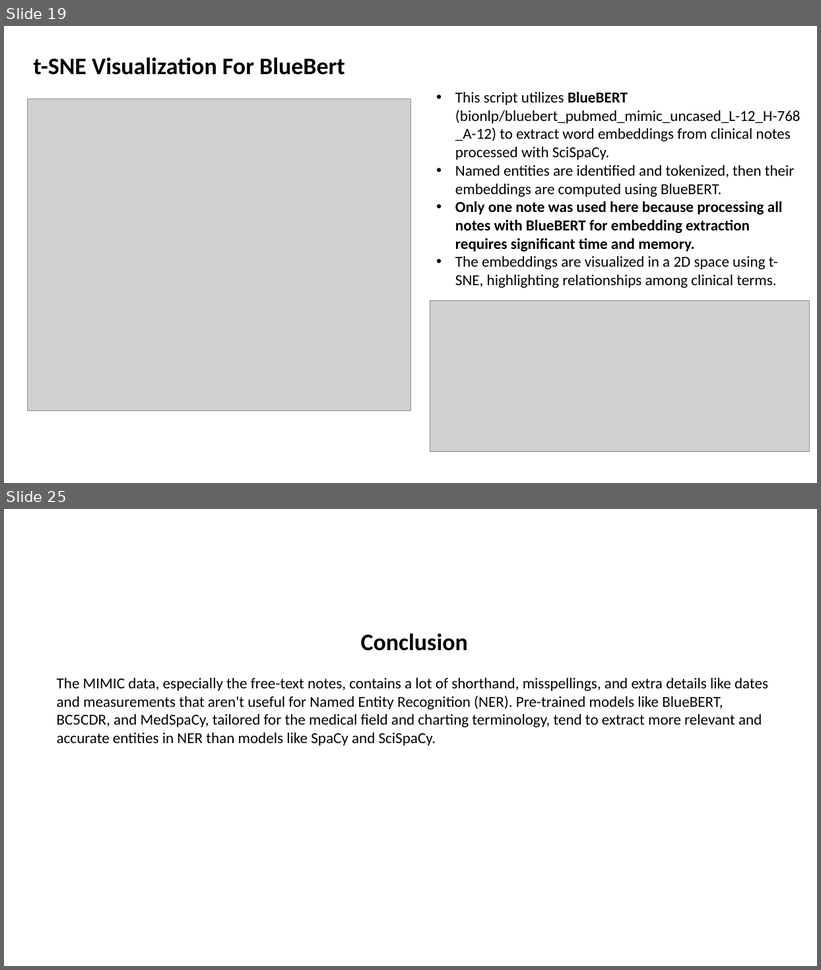
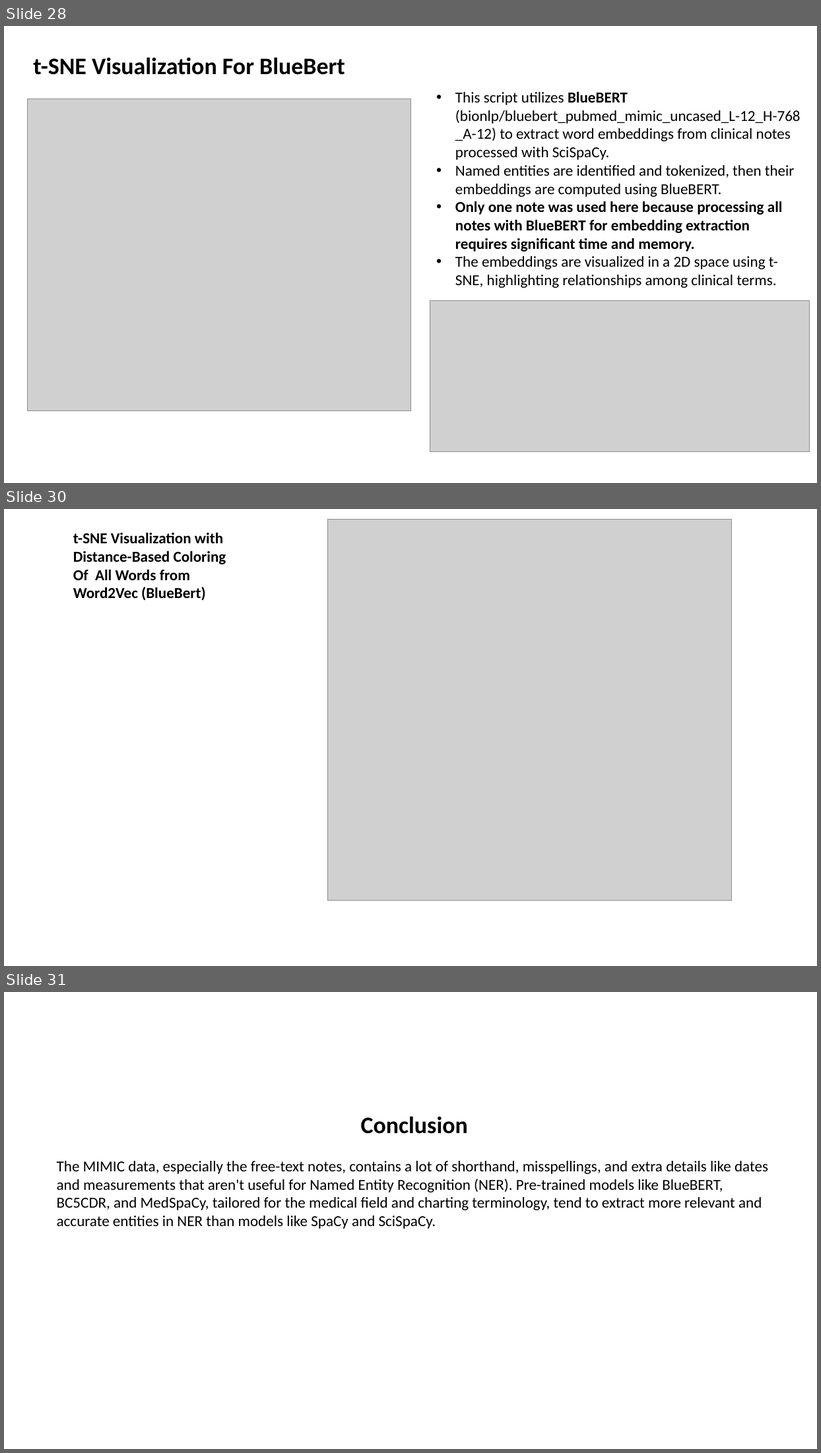
Before and after one commit to AnkitaSavaliya/AIH, a slide deck: MIMIC-III_NLP.pptx. Shown one above the other, each under a label of ours: slides 19 and 25 before the commit, slides 28, 30 and 31 after it; the slides between them are not shown. The pictures are 821x970 and 821x1453 pixels, drawn with LibreOffice and Linux fonts; fonts in the diff are those of the drawing; grey boxes stand for pictures. Boxes give left, top, right and bottom in pixels: in the first picture for what was removed or moved away, otherwise in the second. Text is boxed around its words. In the diff, an @@ line names an element or a change of style, - is before the commit and + after.

```diff
--- a/MIMIC-III_NLP.pptx
+++ b/MIMIC-III_NLP.pptx
@@ slide 30 added at (x1=4, y1=509, x2=817, y2=966), background #FFFFFF @@
@@ picture added at (x1=328, y1=520, x2=732, y2=900) @@
@@ text added at (x1=73, y1=532, x2=226, y2=601), 18 pt, text #000000, bold @@
+t-SNE Visualization with Distance-Based Coloring Of All Words from Word2Vec (BlueBert)
@@ what was slide 19 is now slide 28 @@
@@ what was slide 25 is now slide 31 @@
```
Also in this commit, not shown: 14 slides changed, 6 other slides added, 1 slide removed, 2 other files.
